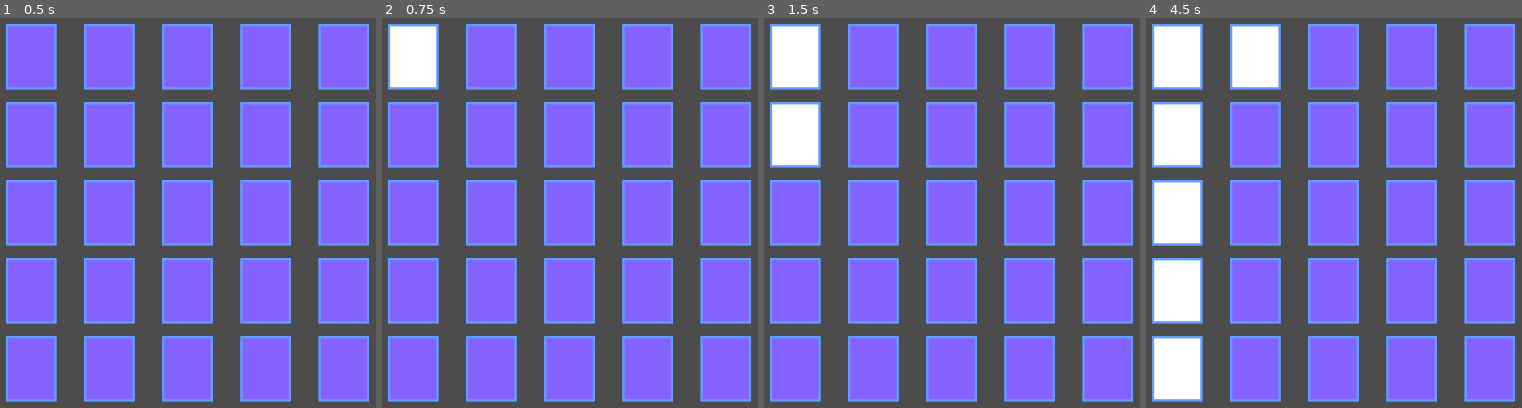
Above: before the commit, frames 1-4 (left to right).
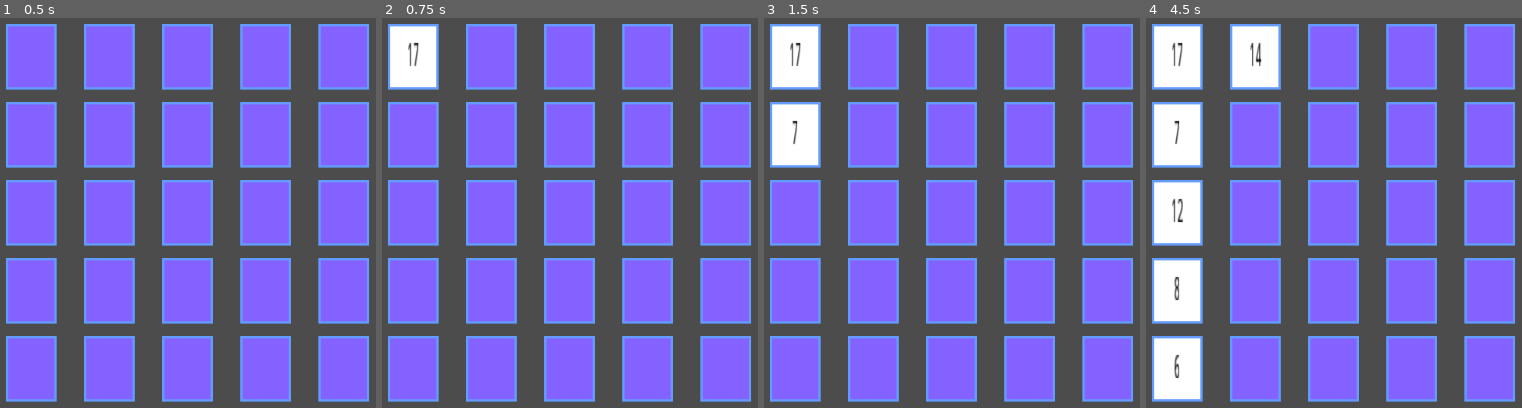
Above: after the commit, the same moments.

Repository: eduardonunesp/godot-memory
Game: Godot game, scene res://World.tscn
Two runs of this game, one before a commit and one after it. Both use one fixed random seed, a clock stepped at 60 frames per second and the inputs below.
Inputs (mouse positions are in pixels of both pictures, inside the frame that each line leads up to):
- Up to frame 1 (0.5 s): no input
- Up to frame 2 (0.75 s): tap Enter at 0.5 s; move the mouse to (412, 57) at 0.52 s; click (412, 57) at 0.67 s
- Up to frame 3 (1.5 s): tap Space at 1.25 s; move the mouse to (794, 135) at 1.27 s; click (794, 135) at 1.42 s
- Up to frame 4 (4.5 s): tap Enter at 2, 3.5 s; move the mouse to (1176, 213) at 2.02 s; click (1176, 213) at 2.17 s; tap Space at 2.75, 4.25 s; move the mouse to (1176, 291) at 2.77 s; click (1176, 291) at 2.92 s; move the mouse to (1176, 369) at 3.52 s; click (1176, 369) at 3.67 s; move the mouse to (1255, 57) at 4.27 s; click (1255, 57) at 4.42 s

Frame 1 is identical in both runs. In frame 2, 0.1% of the frame differs, in the area x 6-10%, y 6-13%; in frame 3, 0.1%; in frame 4, 0.5%, in the area x 6-31%, y 6-93%.

Commit message:
Adding random cards numbers

Diff:
--- a/Card.gd
+++ b/Card.gd
@@ -2,6 +2,7 @@
 class_name Card
 
 onready var label = get_node("Label")
+onready var number = get_node("Number")
 onready var face_up = get_node("FaceUp")
 onready var face_down = get_node("FaceDown")
 
@@ -12,6 +13,8 @@
 
 export (CardState) var state = CardState.FACE_DOWN
 
+var card_number = 0
+
 func _process(delta: float):
 	match state:
 		CardState.FACE_DOWN:
@@ -19,12 +22,16 @@
 		CardState.FACE_UP:
 			_on_face_up()
 
+	number.text = str(card_number)
+
 func _on_face_down():
 	face_up.visible = false
+	number.visible = false
 	label.text = "FACE DOWN"
 
 func _on_face_up():
 	face_up.visible = true
+	number.visible = true
 	label.text = "FACE UP"
 
 func _on_card_clicked(viewport: Node, event: InputEvent, shape_idx: int):
--- a/Card.tscn
+++ b/Card.tscn
@@ -19,9 +19,17 @@
 scale = Vector2( 0.2, 0.2 )
 texture = ExtResource( 3 )
 
-[node name="MouseDetector" type="CollisionShape2D" parent="."]
-scale = Vector2( 0.2, 0.2 )
-shape = SubResource( 1 )
+[node name="Number" type="Label" parent="."]
+margin_left = -20.3602
+margin_top = -20.6359
+margin_right = 19.6398
+margin_bottom = -6.63591
+rect_scale = Vector2( 1.00615, 3.05496 )
+custom_colors/font_color = Color( 0, 0, 0, 1 )
+align = 1
+__meta__ = {
+"_edit_use_anchors_": false
+}
 
 [node name="Label" type="Label" parent="."]
 visible = false
@@ -33,4 +41,9 @@
 __meta__ = {
 "_edit_use_anchors_": false
 }
+
+[node name="MouseDetector" type="CollisionShape2D" parent="."]
+visible = false
+scale = Vector2( 0.2, 0.2 )
+shape = SubResource( 1 )
 [connection signal="input_event" from="." to="." method="_on_card_clicked"]
--- a/World.gd
+++ b/World.gd
@@ -8,15 +8,32 @@
 export var grid_x_space = 100
 export var grid_y_space = 100
 
-var cards = [[]]
+var cards = []
 
 func _ready():
-	for x in range(grid_x_size):
-		for y in range(grid_y_size):
+	var random_numbers = _get_random_numbers()
+	var cards = _create_cards(random_numbers)
+	for card in cards:
+		add_child(card)
+
+func _create_cards(numbers):
+	var new_cards = []
+	for y in range(grid_x_size):
+		for x in range(grid_y_size):
 			var new_card: Card = card.instance()
 			new_card.position.x = start_position.position.x + grid_x_space * x
 			new_card.position.y = start_position.position.y + grid_y_space * y
-			add_child(new_card)
+			new_card.card_number = numbers.pop_front()
+			new_cards.push_back(new_card)
+	return new_cards
+
+func _get_random_numbers():
+	var numbers = []
+	for i in range(1, (grid_x_size * grid_y_size) + 1):
+		numbers.push_back(i)
+	randomize()
+	numbers.shuffle()
+	return numbers
 
 func _input(event: InputEvent) -> void:
 	if Input.is_action_pressed('ui_cancel'):
